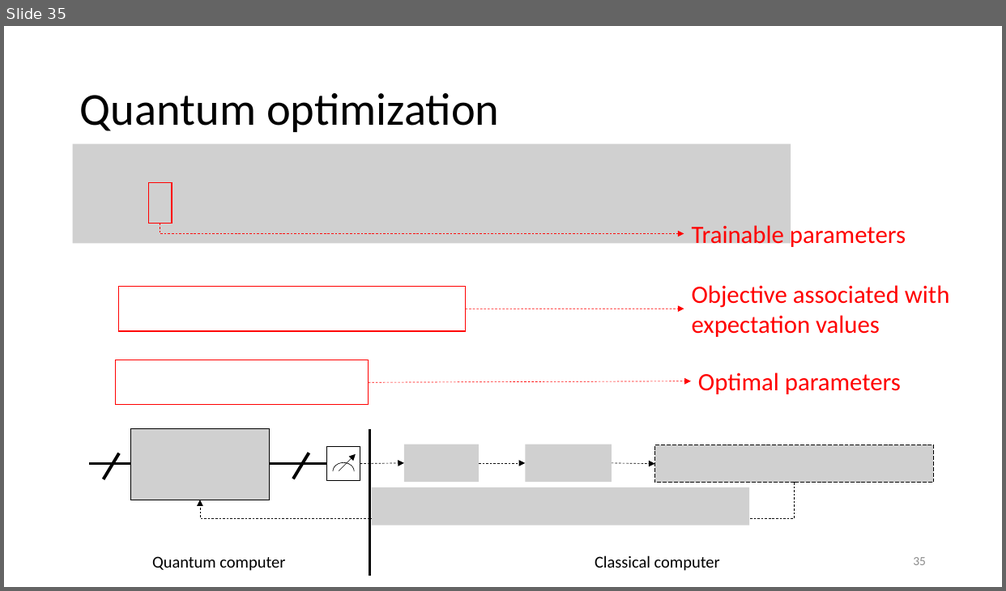
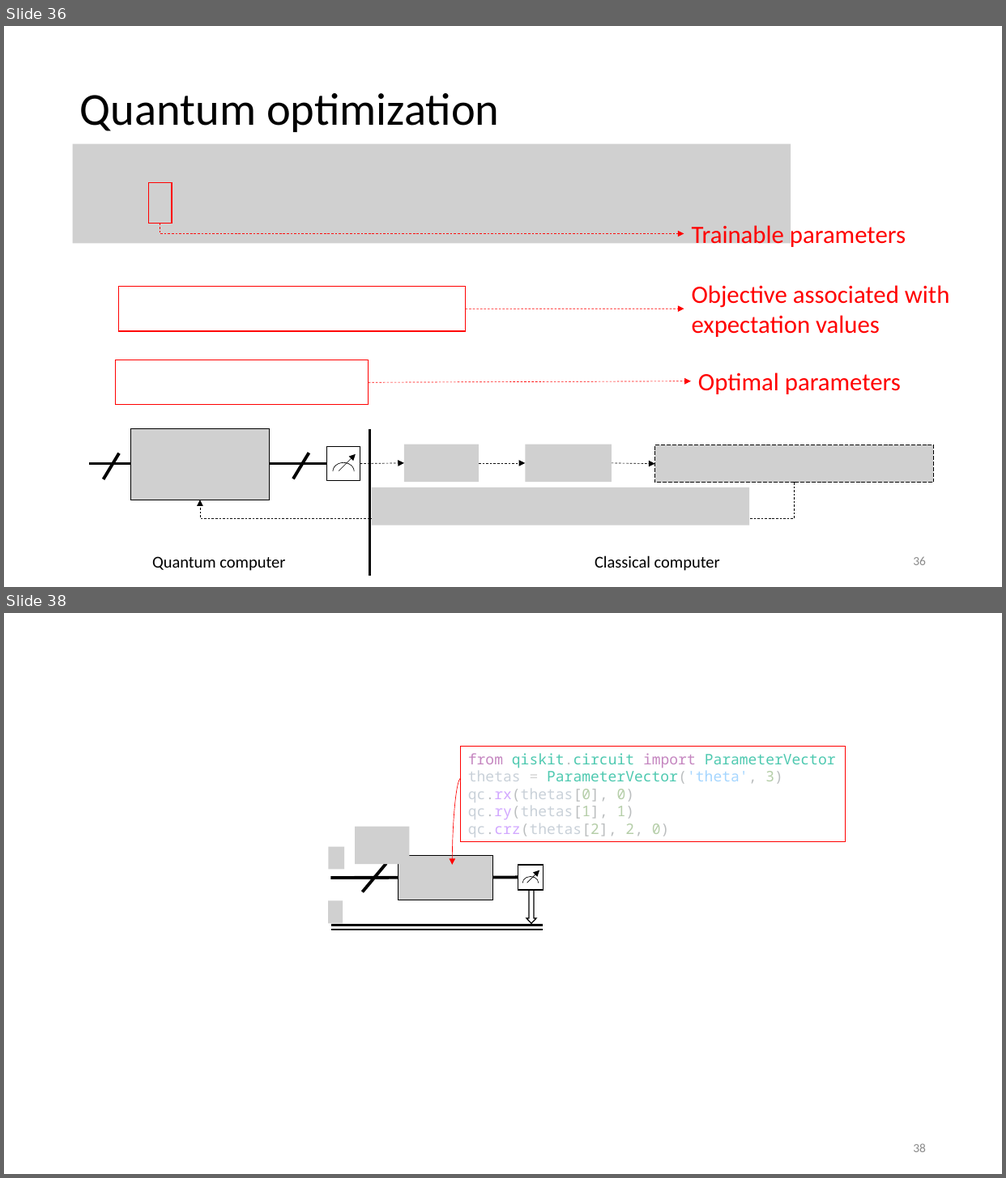
Before and after one commit to vutuanhai237/CourseMaterialsUIT, a slide deck: SExxx-Programming for quantum computer/UPTschool/Qubit and Circuit.pptx. Shown one above the other, each under a label of ours: slide 35 before the commit, slides 36 and 38 after it; the slides between them are not shown. The pictures are 1006x591 and 1006x1178 pixels, drawn with LibreOffice and Linux fonts; fonts in the diff are those of the drawing; grey boxes stand for pictures. Boxes give left, top, right and bottom in pixels: in the first picture for what was removed or moved away, otherwise in the second. Text is boxed around its words. In the diff, an @@ line names an element or a change of style, - is before the commit and + after.

```diff
--- a/SExxx-Programming for quantum computer/UPTschool/Qubit and Circuit.pptx
+++ b/SExxx-Programming for quantum computer/UPTschool/Qubit and Circuit.pptx
@@ slide 38 added at (x1=4, y1=613, x2=1002, y2=1174), background #FFFFFF @@
@@ rectangle added at (x1=461, y1=747, x2=846, y2=842), outline #FF0000 0.75 pt, 14 pt, text #4EC9B0 @@
+from qiskit.circuit import ParameterVector
+thetas = ParameterVector('theta', 3)
+qc.rx(thetas[0], 0)
+qc.ry(thetas[1], 1)
+qc.crz(thetas[2], 2, 0)
@@ curved arrow added from (461, 778) to (453, 865), #FF0000 0.5 pt @@
@@ picture added at (x1=355, y1=826, x2=410, y2=864) @@
@@ picture added at (x1=328, y1=846, x2=344, y2=869) @@
@@ picture added at (x1=398, y1=855, x2=493, y2=901) @@
@@ line added from (331, 878) to (518, 877), #000000 3 pt @@
@@ line added from (363, 892) to (386, 864), #000000 3 pt @@
@@ rectangle added at (x1=518, y1=865, x2=543, y2=891), fill #FFFFFF, outline #000000 1 pt @@
@@ arc (boxed as its full ellipse) added at (x1=522, y1=876, x2=539, y2=890), outline #000000 0.5 pt @@
@@ arrow added from (527, 884) to (539, 871), #000000 0.5 pt @@
@@ picture added at (x1=328, y1=901, x2=343, y2=924) @@
@@ down arrow added at (x1=526, y1=890, x2=536, y2=924), outline #000000 1 pt @@
@@ line added from (331, 925) to (543, 925), #000000 2.25 pt @@
@@ line added from (331, 930) to (543, 930), #000000 2.25 pt @@
@@ page number added at (x1=913, y1=1144, x2=926, y2=1152), 12 pt, text #8C8C8C @@
+38
@@ what was slide 35 is now slide 36 @@
@@ page number at (x1=913, y1=557, x2=926, y2=565): text changed @@
-35
+36
```
Also in this commit, not shown: 6 slides changed, 3 other slides added, 12 other files.
